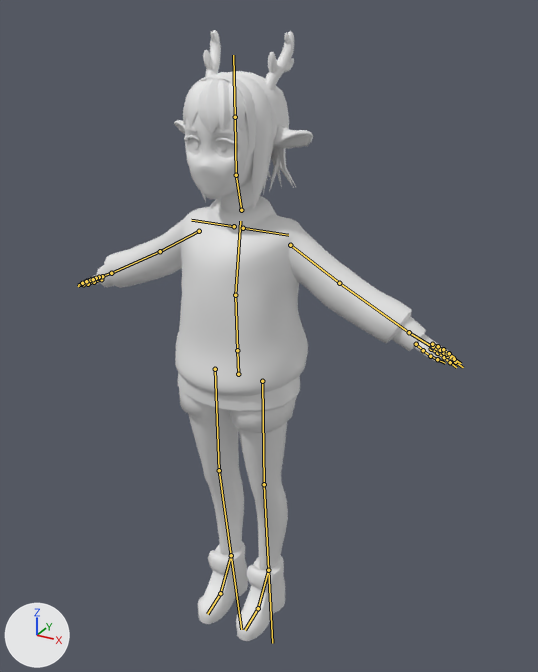
A saved change to the FBX model Assets/Assets/3D Assets/ZaraDeer.fbx.
Both versions are drawn from a 50 mm camera at (0.993, -1.656, 1.824) aimed at (0.086, -0.007, 0.999). The axes (+X, +Y, +Z) are drawn at lower left. The lights are the same throughout. The older version comes first. The bones that change, and the others that lie on the model, are drawn over the model as lines.

The first picture shows 'Antlers', 'deerLowPolyLeftHand', 'deerLowpolyEars', 'deerLowpolyHead', 'deerLowpolyLegs', 'deerLowpolyShoes', 'deerLowpolyShoesTop', 'deerLowpolySweater', 'hair.028', 'hair.033', 'hair.035', 'hair.036' and 11 more.
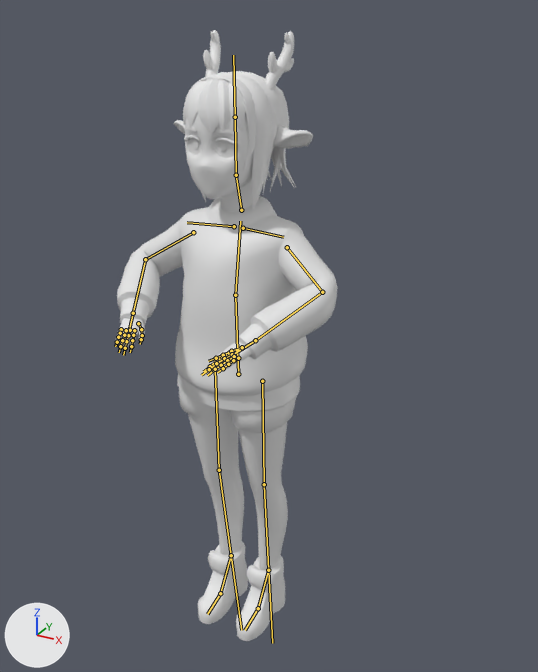
The newer file adds an action. The first version stands in its rest pose; the second is drawn at frame 49 of the action 'idle'.

Location of each change, (x1, y1, x2, y2) in pixels of the pictures (538 x 672 px):
```json
{"object": "deerLowpolySweater", "change": "posed", "before": [96, 196, 426, 433], "after": [117, 196, 338, 433], "on screen": "33% narrower"}
{"object": "deerLowPolyLeftHand", "change": "posed", "before": [81, 275, 458, 364], "after": [115, 319, 252, 372]}
{"bone": "shoulder.L", "before": "(243, 228) to (288, 235)", "after": "(243, 228) to (283, 237)"}
{"bone": "bicep.L", "before": "(290, 245) to (339, 283)", "after": "(287, 247) to (322, 292)"}
{"bone": "forearm.L", "before": "(339, 283) to (409, 332)", "after": "(322, 292) to (255, 340)"}
{"bone": "shoulder.R", "before": "(234, 226) to (191, 220)", "after": "(234, 226) to (187, 222)"}
{"bone": "bicep.R", "before": "(199, 231) to (160, 251)", "after": "(193, 232) to (145, 259)"}
{"bone": "forearm.R", "before": "(160, 251) to (111, 273)", "after": "(145, 259) to (133, 313)"}
```

Scene script edits in JSON lines:
```json
{"block": "bone_shoulder_l", "where": "bone_shoulder_l = bpy.data.objects['Armature'].pose.bones['shoulder.L']  # child of 'chest'"}
{"op": "set", "path": "bone_shoulder_l.rotation_quaternion", "old": "(1.0, 0.0, 0.0, 0.0)", "new": "(0.996, 0.089, 0.0, 0.0)", "note": "degrees (0, 0, 0) -> degrees (10, 0, 0)"}
{"block": "bone_bicep_l", "where": "bone_bicep_l = bpy.data.objects['Armature'].pose.bones['bicep.L']  # child of 'shoulder.L'"}
{"op": "set", "path": "bone_bicep_l.rotation_quaternion", "old": "(1.0, 0.0, 0.0, 0.0)", "new": "(0.993, 0.105, 0.061, 0.01)", "note": "degrees (0, 0, 0) -> degrees (12, 7, 2)"}
{"block": "bone_forearm_l", "where": "bone_forearm_l = bpy.data.objects['Armature'].pose.bones['forearm.L']  # child of 'bicep.L'"}
{"op": "set", "path": "bone_forearm_l.rotation_quaternion", "old": "(1.0, 0.0, 0.0, 0.0)", "new": "(0.675, 0.654, 0.324, 0.111)", "note": "degrees (0, 0, 0) -> degrees (94, 17, 37)"}
{"block": "bone_shoulder_r", "where": "bone_shoulder_r = bpy.data.objects['Armature'].pose.bones['shoulder.R']  # child of 'chest'"}
{"op": "set", "path": "bone_shoulder_r.rotation_quaternion", "old": "(1.0, 0.0, 0.0, 0.0)", "new": "(0.996, 0.089, 0.0, 0.0)", "note": "degrees (0, 0, 0) -> degrees (10, 0, 0)"}
{"block": "bone_bicep_r", "where": "bone_bicep_r = bpy.data.objects['Armature'].pose.bones['bicep.R']  # child of 'shoulder.R'"}
{"op": "set", "path": "bone_bicep_r.rotation_quaternion", "old": "(1.0, 0.0, 0.0, 0.0)", "new": "(0.993, 0.105, -0.061, -0.01)", "note": "degrees (0, 0, 0) -> degrees (12, -7, -2)"}
{"block": "bone_forearm_r", "where": "bone_forearm_r = bpy.data.objects['Armature'].pose.bones['forearm.R']  # child of 'bicep.R'"}
{"op": "set", "path": "bone_forearm_r.rotation_quaternion", "old": "(1.0, 0.0, 0.0, 0.0)", "new": "(0.675, 0.654, -0.324, -0.111)", "note": "degrees (0, 0, 0) -> degrees (94, -17, -37)"}
```
